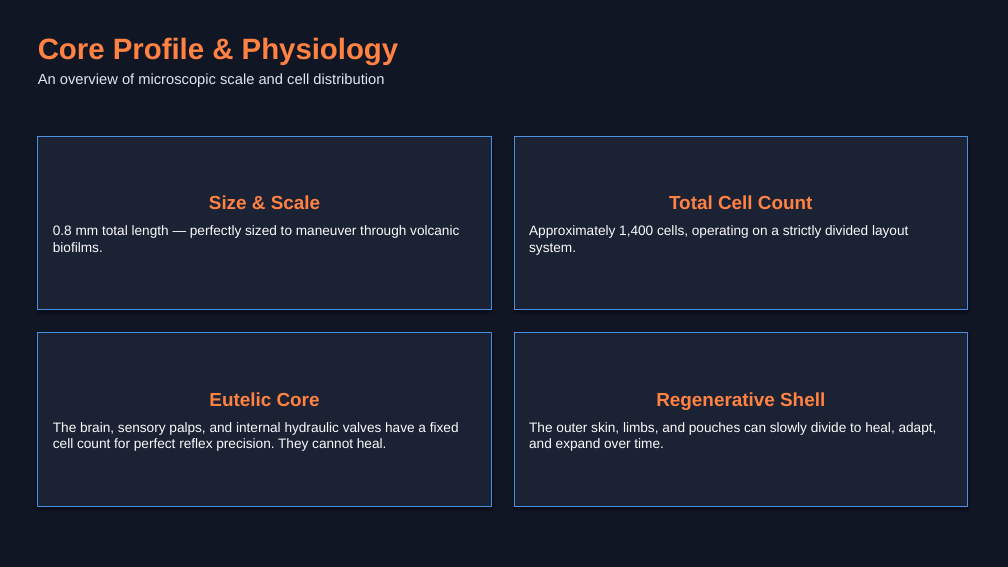
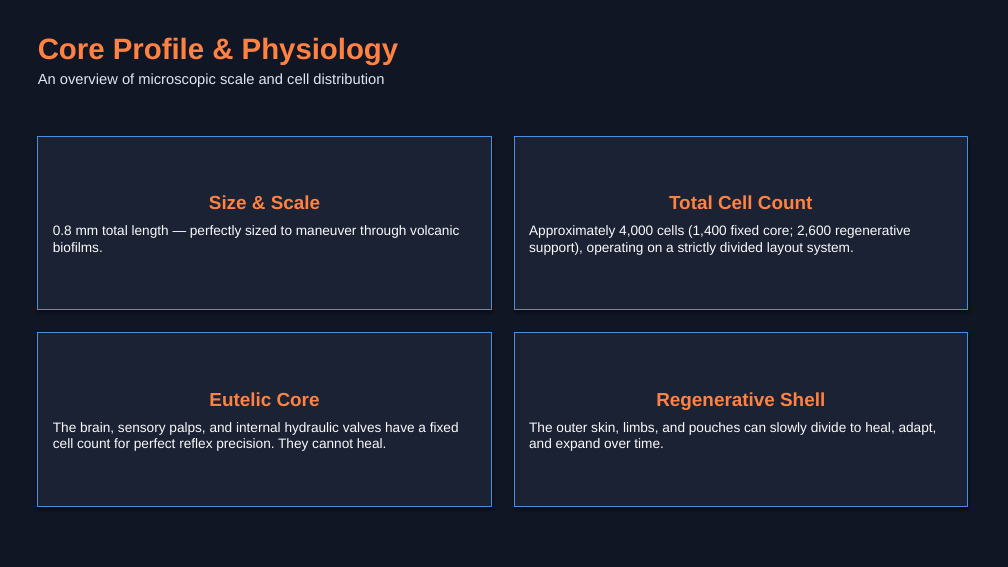
Before and after one commit to theodore-cottenier/monsters_and_microbes, a slide deck: slide 2 of Hydrosaltator_amictus_Presentation.pptx. Drawn at 1008x567 pixels with LibreOffice and Linux fonts; fonts in the diff are those of the drawing. Boxes give left, top, right and bottom in pixels: in the first picture for what was removed or moved away, otherwise in the second. Text is boxed around its words. In the diff, an @@ line names an element or a change of style, - is before the commit and + after.

```diff
--- a/Hydrosaltator_amictus_Presentation.pptx
+++ b/Hydrosaltator_amictus_Presentation.pptx
@@ text in rectangle at <box>529,225,911,255</box>: text changed @@
-Approximately 1,400 cells, operating on a strictly divided layout system.
+Approximately 4,000 cells (1,400 fixed core; 2,600 regenerative support), operating on a strictly divided layout system.
```
Also in this commit, not shown: 5 other files.
